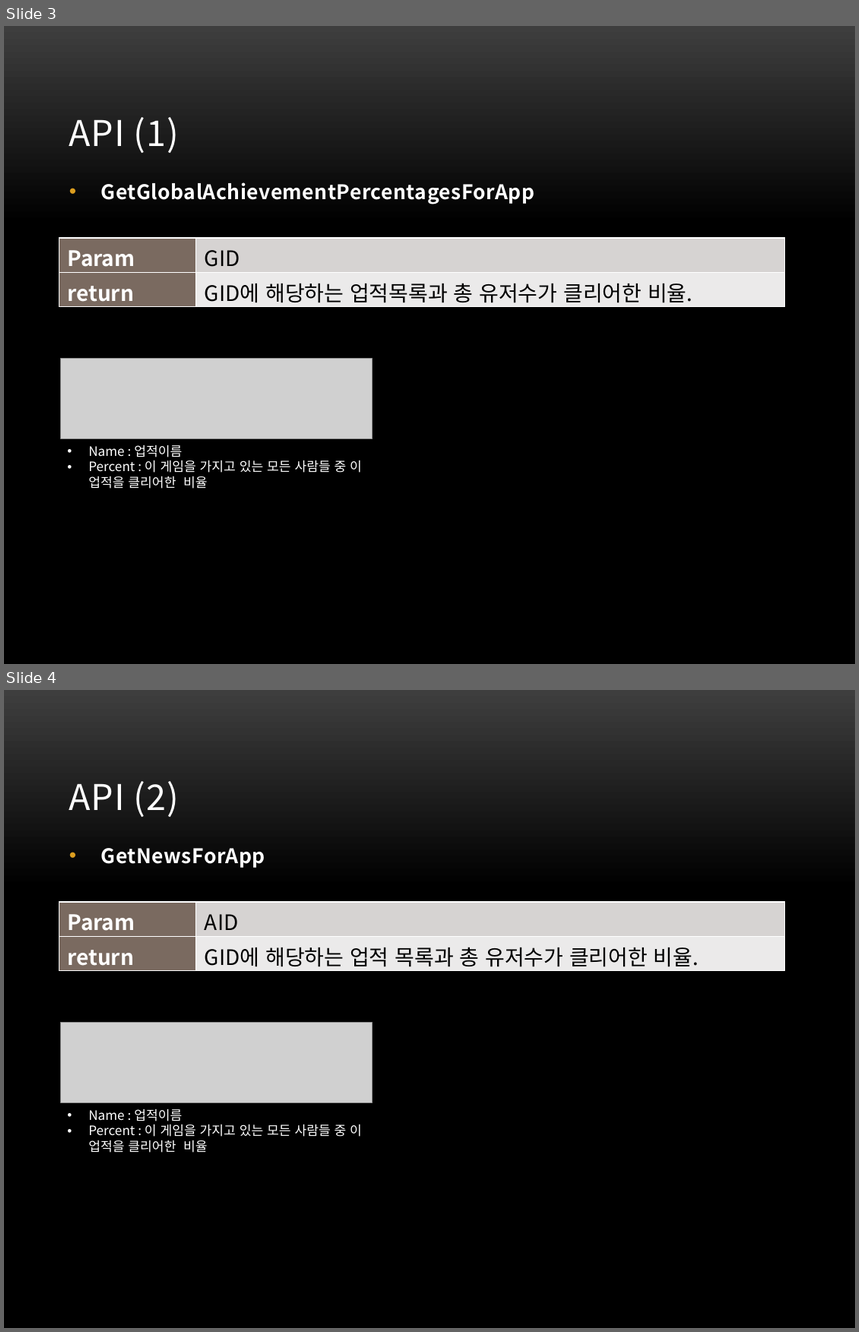
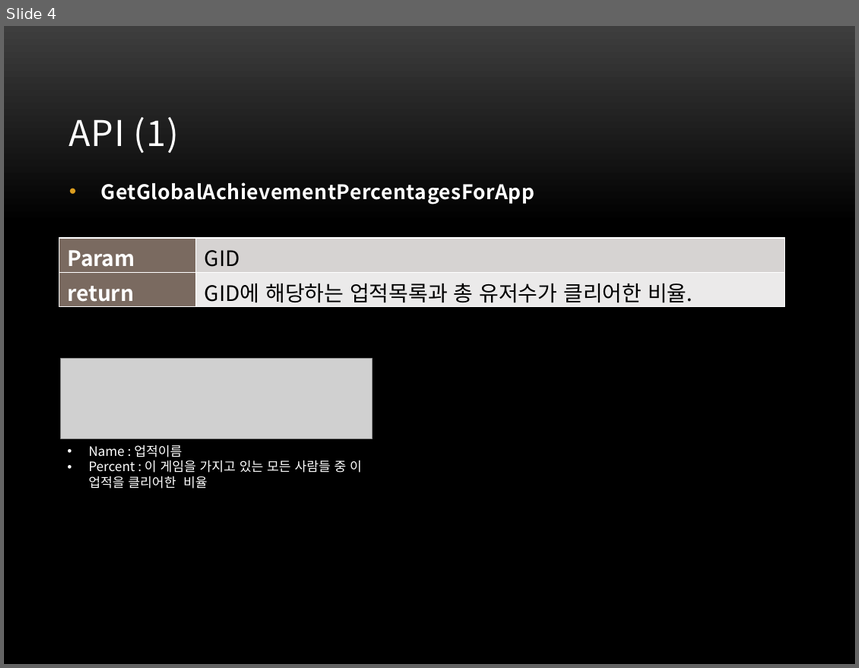
Before and after one commit to tangible-idea/steamapi, a slide deck: Steam_Web_API_Analysis.pptx. Shown one above the other, each under a label of ours: slides 3 and 4 before the commit, slide 4 after it. The pictures are 859x1332 and 859x668 pixels, drawn with LibreOffice and Linux fonts; fonts in the diff are those of the drawing; grey boxes stand for pictures; background and template pictures are left out. Boxes give left, top, right and bottom in pixels: in the first picture for what was removed or moved away, otherwise in the second. Text is boxed around its words. In the diff, an @@ line names an element or a change of style, - is before the commit and + after.

```diff
--- a/Steam_Web_API_Analysis.pptx
+++ b/Steam_Web_API_Analysis.pptx
@@ slide 4 removed at [4, 690, 855, 1328], background picture (left out) @@
@@ title removed at [69, 781, 179, 817] @@
-API (2)
@@ text removed at [101, 848, 265, 868] @@
-• GetNewsForApp
@@ table removed at [59, 902, 785, 974], 2 rows, 2 columns @@
-Param | AID
-return | GID에 해당하는 업적 목록과 총 유저수가 클리어한 비율.
@@ picture removed at [61, 1023, 373, 1103] @@
@@ text removed at [88, 1110, 362, 1153] @@
-• Name : 업적이름
-• Percent : 이 게임을 가지고 있는 모든 사람들 중 이 업적을 클리어한 비율
@@ what was slide 3 is now slide 4 @@
```
Also in this commit, not shown: 1 slide changed, 5 slides added.
